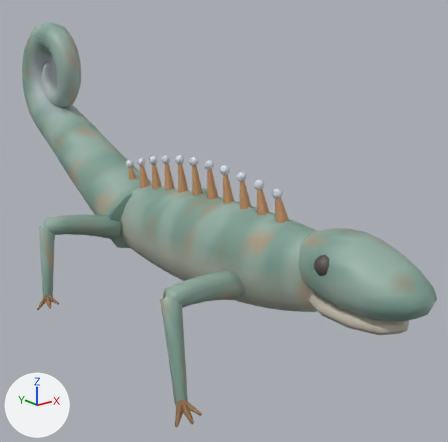
One commit to the glTF model assets/creatures/vein_sparker/vein_sparker.glb: the scene before it, then after it.
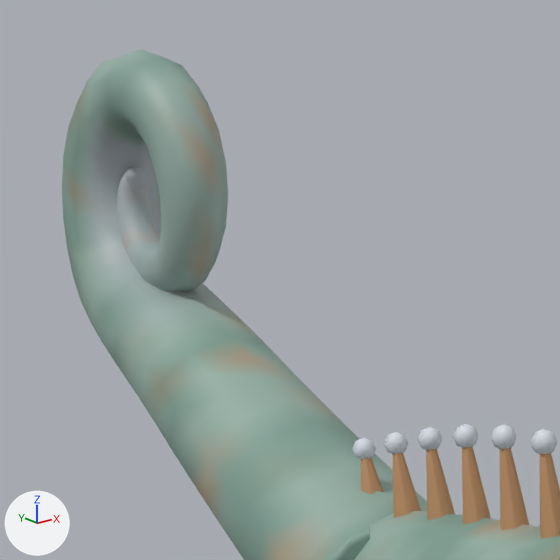
Each version is shown whole from a camera (50 mm lens) standing at (-0.805, -1.137, 0.635) and looking at (0.087, -0.022, 0.189), then close up on the part from 0% to 45% of the width and 1% to 46% of the height. Lighting does not change. The marker at lower left points along +X, +Y and +Z. The first two pictures are the older version. Vertices at exactly the same position are counted once.

Names of what the first close-up shows: 'vein_sparker'.
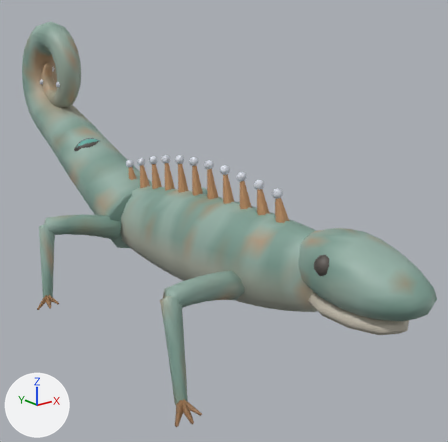
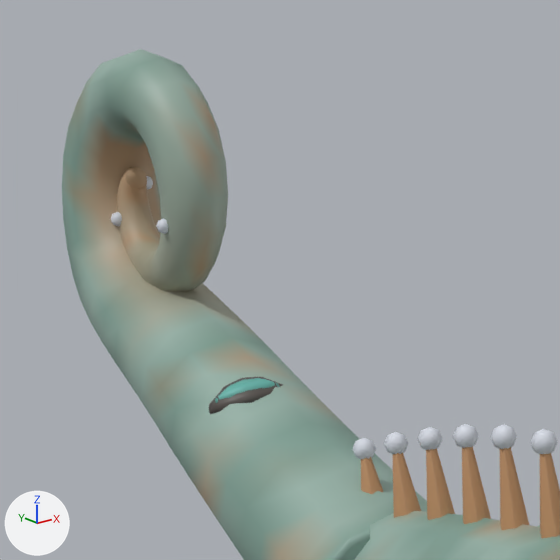
Where the change shows, as pixel boxes (x1, y1, x2, y2) in the close-ups (560 x 560 px):
part 1 of me_vein_sparker, added
    after: (156, 218, 168, 234)
part 2 of me_vein_sparker, added
    after: (111, 212, 122, 227)
part 3 of me_vein_sparker, added
    after: (146, 176, 153, 190)
part 4 of me_vein_sparker, added
    after: (209, 377, 283, 414)
part 5 of me_vein_sparker, added (cyan)
    after: (215, 378, 280, 403)
part 6 of me_vein_sparker, recoloured
    both: (77, 118, 231, 332)

The change, as a diff of the scene's bpy script:
```diff
--- a/assets/creatures/vein_sparker/vein_sparker.glb.py
+++ b/assets/creatures/vein_sparker/vein_sparker.glb.py
@@ me_vein_sparker @@
 # used by ob_vein_sparker; location = (0.0, 0.0, 0.0)
-me_vein_sparker.from_pydata(...)  # 1979 vertices, 3740 faces; spans x -0.32..0.32, y -0.65..0.85, z 0.0..0.65
+me_vein_sparker.from_pydata(...)  # 2123 vertices, 4004 faces; spans x -0.32..0.32, y -0.65..0.85, z 0.0..0.65
+# me_vein_sparker part 1: a new loose piece, a UV sphere (6 segments, 4 rings, poles along z) spanning x -0.04..-0.026, y 0.585..0.601, z 0.467..0.483, in mat_copper
+# me_vein_sparker part 2: a new loose piece, a UV sphere (6 segments, 4 rings, poles along z) spanning x -0.026..-0.012, y 0.734..0.75, z 0.464..0.48, in mat_copper
+# me_vein_sparker part 3: a new loose piece, a UV sphere (6 segments, 4 rings, poles along z) spanning x 0.007..0.021, y 0.729..0.745, z 0.502..0.518, in mat_copper
+# me_vein_sparker part 4: a new loose piece of 32 vertices spanning x -0.06..0.02, y 0.42..0.47, z 0.3..0.34, in mat_scale
+# me_vein_sparker part 5: a new loose piece of 32 vertices spanning x -0.05..0.01, y 0.43..0.46, z 0.31..0.34, in mat_scale
+# me_vein_sparker part 6: 541 kept faces spanning x -0.07..0.07, y 0.55..0.78, z 0.34..0.65 get new vertex colours
+# other edits to the shape of me_vein_sparker do not show in these pictures
 me_vein_sparker.materials.append(mat_scale)
```
